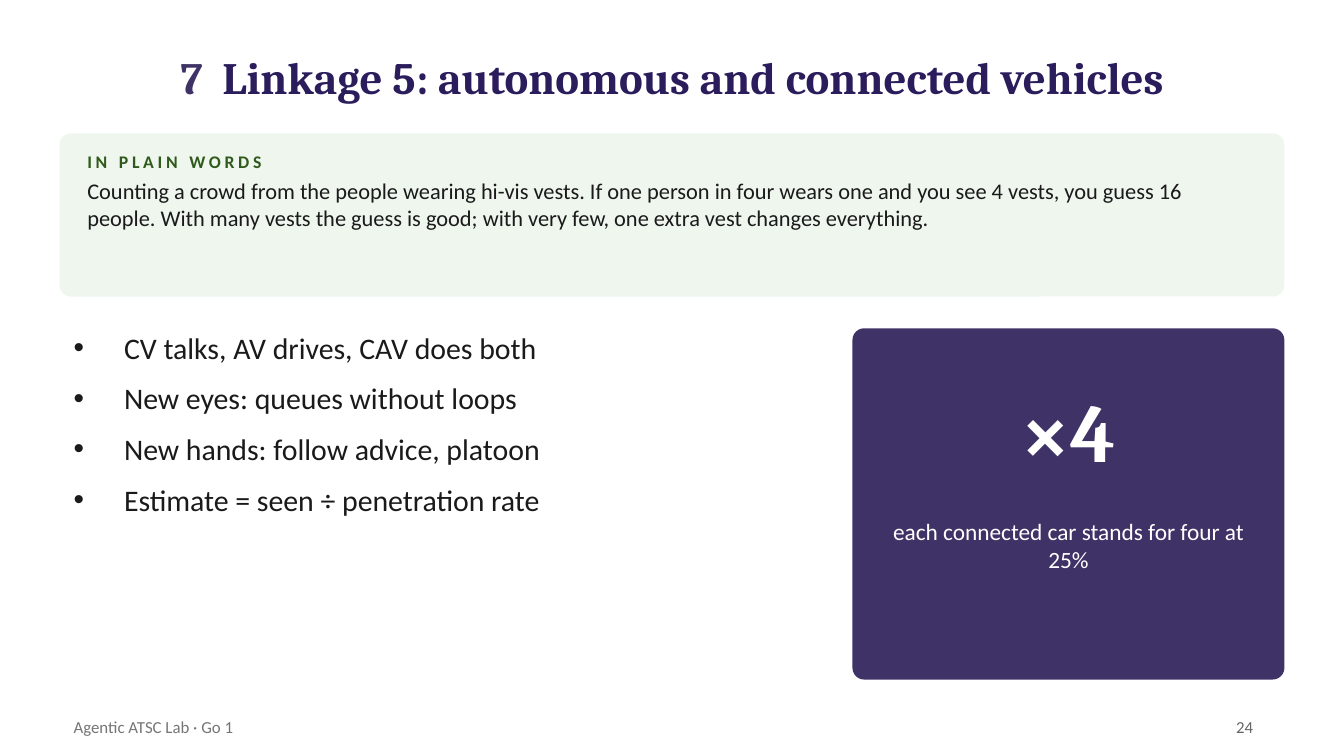
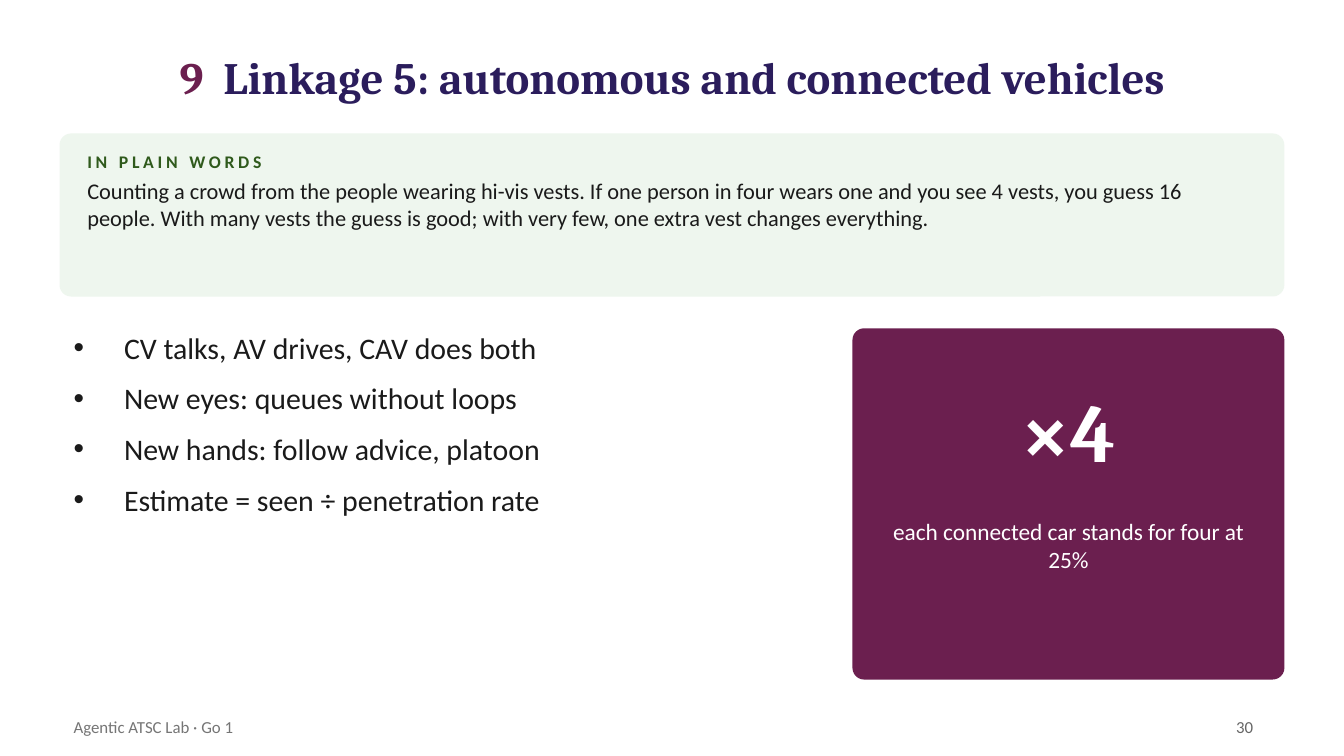
Before and after one commit to smrahmanbd/agentic-atsc-lab, a slide deck: slide 30 of docs/materials/AATSC_Go1_Lecture.pptx (slide 24 before the commit). Drawn at 1344x756 pixels with LibreOffice and Linux fonts; fonts in the diff are those of the drawing. Boxes give left, top, right and bottom in pixels: in the first picture for what was removed or moved away, otherwise in the second. Text is boxed around its words. In the diff, an @@ line names an element or a change of style, - is before the commit and + after.

```diff
--- a/docs/materials/AATSC_Go1_Lecture.pptx
+++ b/docs/materials/AATSC_Go1_Lecture.pptx
@@ title at bbox=[180, 63, 1165, 104]: text changed @@
-7 Linkage 5: autonomous and connected vehicles
+9 Linkage 5: autonomous and connected vehicles
@@ rounded rectangle at bbox=[853, 329, 1284, 679]: fill #3F3266 to #6B1F4F; outline #3F3266 1 pt to #6B1F4F 1 pt @@
@@ page number at bbox=[1236, 722, 1253, 733]: text changed @@
-24
+30
```
Also in this commit, not shown: 26 other slides changed, 6 slides added, 2 other files.
